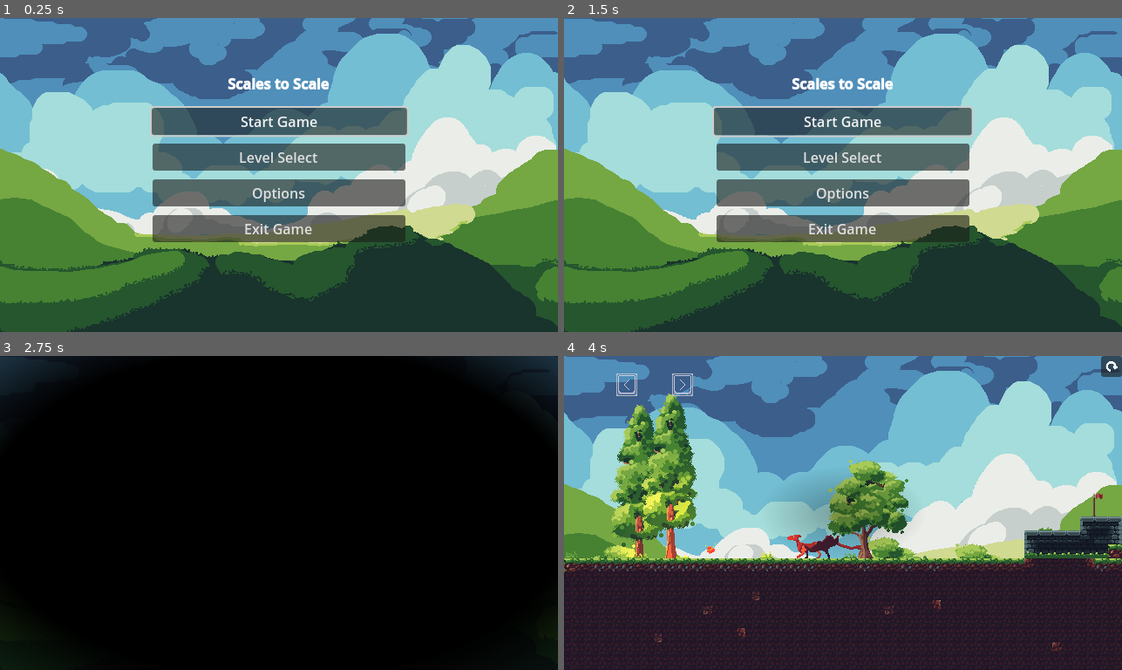
Above: before the commit, frames 1-4 (two rows, left to right).
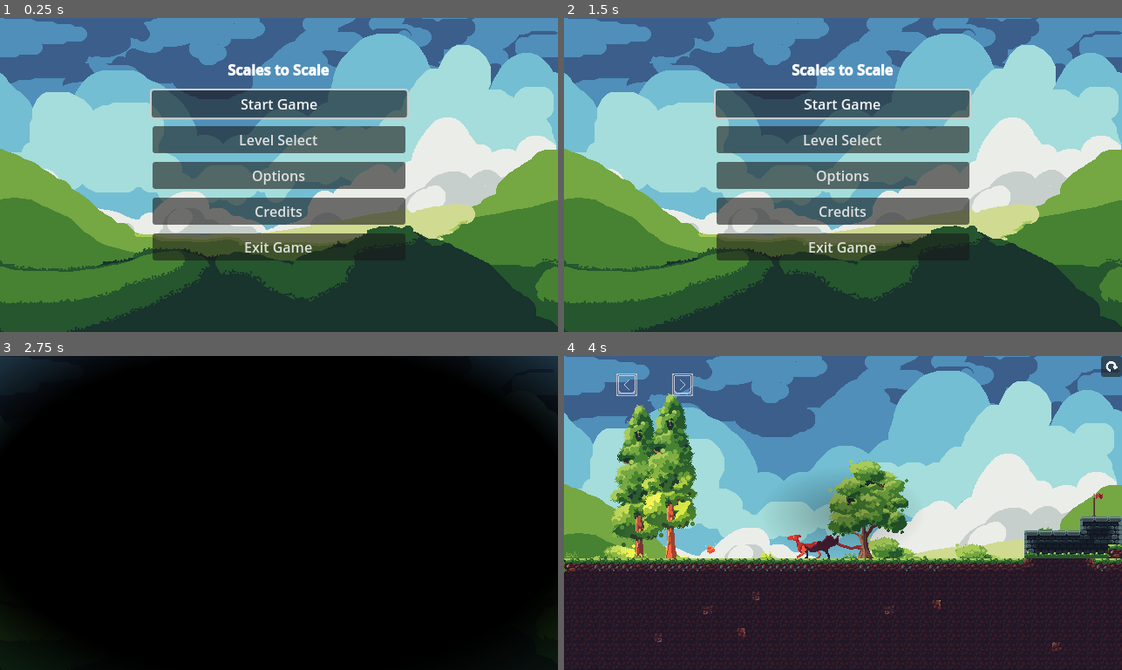
Above: after the commit, the same moments.

Repository: Robocraft999/ScalesToScale
Game: Godot game, scene res://scenes/root.tscn
The game is run twice, just before and just after one commit, with the same random seed, the same clock (stepped at 60 frames per second) and the same inputs. The engine's default icon, where the game draws it, is replaced by a stand-in: a white triangle on a blue panel in a dark square.
Inputs (mouse positions are in pixels of both pictures, inside the frame that each line leads up to):
- Up to frame 1 (0.25 s): no input
- Up to frame 2 (1.5 s): click (843, 209) at 0.5 s, where only the run after the commit has a clickable "Credits"; click (843, 284) at 1.25 s, where only the run after the commit has a clickable "Back to Main Menu"
- Up to frame 3 (2.75 s): click "Start Game" at 2 s
- Up to frame 4 (4 s): click "Start Game" at 2.75 s; click (1110, 365) at 3.5 s

The runs differ from the first frame. In frame 1, 15% of the frame differs, in the area x 26-74%, y 14-78%; in frame 2, 19%, in the area x 0-100%, y 0-78%; in frame 3, less than 0.1%; in frame 4, nothing differs.

Commit message:
Credits menu

Diff:
--- /dev/null
+++ b/scenes/credits_menu.tscn
@@ -0,0 +1,110 @@
+[gd_scene load_steps=5 format=3 uid="uid://ct2dgicab81ck"]
+
+[ext_resource type="Script" path="res://scripts/animated_button.gd" id="1_h8nh8"]
+[ext_resource type="Script" path="res://scripts/credits_menu.gd" id="1_wdci2"]
+[ext_resource type="PackedScene" uid="uid://bb53neelkiux7" path="res://scenes/parallax_background.tscn" id="2_bisms"]
+[ext_resource type="PackedScene" uid="uid://dcnk5ak1x2etg" path="res://scenes/objects/button_focus_player.tscn" id="3_467g1"]
+
+[node name="credits" type="Control"]
+layout_mode = 3
+anchors_preset = 15
+anchor_right = 1.0
+anchor_bottom = 1.0
+grow_horizontal = 2
+grow_vertical = 2
+script = ExtResource("1_wdci2")
+
+[node name="CenterContainer" type="CenterContainer" parent="."]
+layout_mode = 1
+anchors_preset = 8
+anchor_left = 0.5
+anchor_top = 0.5
+anchor_right = 0.5
+anchor_bottom = 0.5
+offset_left = -111.5
+offset_top = -63.5
+offset_right = 111.5
+offset_bottom = 63.5
+grow_horizontal = 2
+grow_vertical = 2
+
+[node name="PanelContainer" type="PanelContainer" parent="CenterContainer"]
+layout_mode = 2
+
+[node name="MarginContainer" type="MarginContainer" parent="CenterContainer/PanelContainer"]
+layout_mode = 2
+theme_override_constants/margin_left = 10
+theme_override_constants/margin_top = 10
+theme_override_constants/margin_right = 10
+theme_override_constants/margin_bottom = 10
+
+[node name="VBoxContainer" type="VBoxContainer" parent="CenterContainer/PanelContainer/MarginContainer"]
+layout_mode = 2
+
+[node name="TitleLabel" type="RichTextLabel" parent="CenterContainer/PanelContainer/MarginContainer/VBoxContainer"]
+layout_mode = 2
+bbcode_enabled = true
+text = "[center]Scales to Scale[/center]"
+fit_content = true
+scroll_active = false
+
+[node name="HSeparator" type="HSeparator" parent="CenterContainer/PanelContainer/MarginContainer/VBoxContainer"]
+layout_mode = 2
+
+[node name="RichTextLabel" type="RichTextLabel" parent="CenterContainer/PanelContainer/MarginContainer/VBoxContainer"]
+layout_mode = 2
+bbcode_enabled = true
+text = "[center][b]Persons[/b]
+Robocraft999
+VegOwOtenks
+KOALA[/center]"
+fit_content = true
+scroll_active = false
+
+[node name="HSeparator2" type="HSeparator" parent="CenterContainer/PanelContainer/MarginContainer/VBoxContainer"]
+layout_mode = 2
+
+[node name="RichTextLabel2" type="RichTextLabel" parent="CenterContainer/PanelContainer/MarginContainer/VBoxContainer"]
+layout_mode = 2
+bbcode_enabled = true
+text = "[center][b]External Content[/b][/center]"
+fit_content = true
+scroll_active = false
+
+[node name="CenterContainer" type="CenterContainer" parent="CenterContainer/PanelContainer/MarginContainer/VBoxContainer"]
+layout_mode = 2
+
+[node name="VBoxContainer" type="VBoxContainer" parent="CenterContainer/PanelContainer/MarginContainer/VBoxContainer/CenterContainer"]
+layout_mode = 2
+
+[node name="LinkButton" type="LinkButton" parent="CenterContainer/PanelContainer/MarginContainer/VBoxContainer/CenterContainer/VBoxContainer"]
+layout_mode = 2
+text = "Menu Music"
+uri = "https://www.fesliyanstudios.com/royalty-free-music/download/8-bit-menu/287"
+
+[node name="LinkButton2" type="LinkButton" parent="CenterContainer/PanelContainer/MarginContainer/VBoxContainer/CenterContainer/VBoxContainer"]
+layout_mode = 2
+text = "Game Music"
+uri = "https://www.fesliyanstudios.com/royalty-free-music/download/8-bit-surf/568"
+
+[node name="LinkButton3" type="LinkButton" parent="CenterContainer/PanelContainer/MarginContainer/VBoxContainer/CenterContainer/VBoxContainer"]
+layout_mode = 2
+text = "Progress Bar"
+uri = "https://woodlandcat.itch.io/"
+
+[node name="HSeparator3" type="HSeparator" parent="CenterContainer/PanelContainer/MarginContainer/VBoxContainer"]
+layout_mode = 2
+
+[node name="MenuButton" type="Button" parent="CenterContainer/PanelContainer/MarginContainer/VBoxContainer"]
+layout_mode = 2
+size_flags_horizontal = 4
+size_flags_vertical = 4
+text = "Back to Main Menu"
+script = ExtResource("1_h8nh8")
+
+[node name="ParallaxBackground" parent="." instance=ExtResource("2_bisms")]
+
+[node name="ButtonFocusPlayer" parent="." instance=ExtResource("3_467g1")]
+unique_name_in_owner = true
+
+[connection signal="pressed" from="CenterContainer/PanelContainer/MarginContainer/VBoxContainer/MenuButton" to="." method="_on_menu_button_pressed"]
--- a/scenes/main_menu.tscn
+++ b/scenes/main_menu.tscn
@@ -9,9 +9,9 @@
 script = ExtResource("1_qfm38")
 
 [node name="RichTextLabel" type="RichTextLabel" parent="."]
-offset_top = 64.0
+offset_top = 48.0
 offset_right = 640.0
-offset_bottom = 104.0
+offset_bottom = 88.0
 bbcode_enabled = true
 text = "[center][b]Scales to Scale[/b][/center]"
 
@@ -47,6 +47,12 @@
 text = "Options"
 script = ExtResource("1_fg5ul")
 
+[node name="CreditsButton" type="Button" parent="VBoxContainer"]
+unique_name_in_owner = true
+layout_mode = 2
+text = "Credits"
+script = ExtResource("1_fg5ul")
+
 [node name="QuitButton" type="Button" parent="VBoxContainer"]
 unique_name_in_owner = true
 layout_mode = 2
--- /dev/null
+++ b/scripts/credits_menu.gd
@@ -0,0 +1,4 @@
+extends Control
+
+func _on_menu_button_pressed() -> void:
+	SceneLoader.load_level_scene_by_name(Global.SceneName.MAIN_MENU, false)
--- a/scripts/levels/main_menu.gd
+++ b/scripts/levels/main_menu.gd
@@ -7,6 +7,7 @@
 	%StartButton.pressed.connect(_on_start_button_pressed)
 	%LevelButton.pressed.connect(_on_level_button_pressed)
 	%OptionsButton.pressed.connect(_on_options_button_pressed)
+	%CreditsButton.pressed.connect(_on_credits_button_pressed)
 
 func _on_quit_button_pressed():
 	get_tree().quit()
@@ -19,3 +20,6 @@
 
 func _on_options_button_pressed():
 	SceneLoader.load_level_scene_by_name(Global.SceneName.OPTIONS, false)
+
+func _on_credits_button_pressed():
+	SceneLoader.load_level_scene_by_name(Global.SceneName.CREDITS, false)
--- a/scripts/options_manager.gd
+++ b/scripts/options_manager.gd
@@ -19,6 +19,7 @@
 	TUTORIAL = "Tutorial0",
 	OPTIONS = "options_menu",
 	TEST = "test",
+	CREDITS = "credits",
 	LEVEL1 = "Level 1",
 	LEVEL2 = "Level 2",
 	LEVEL3 = "Level 3",
